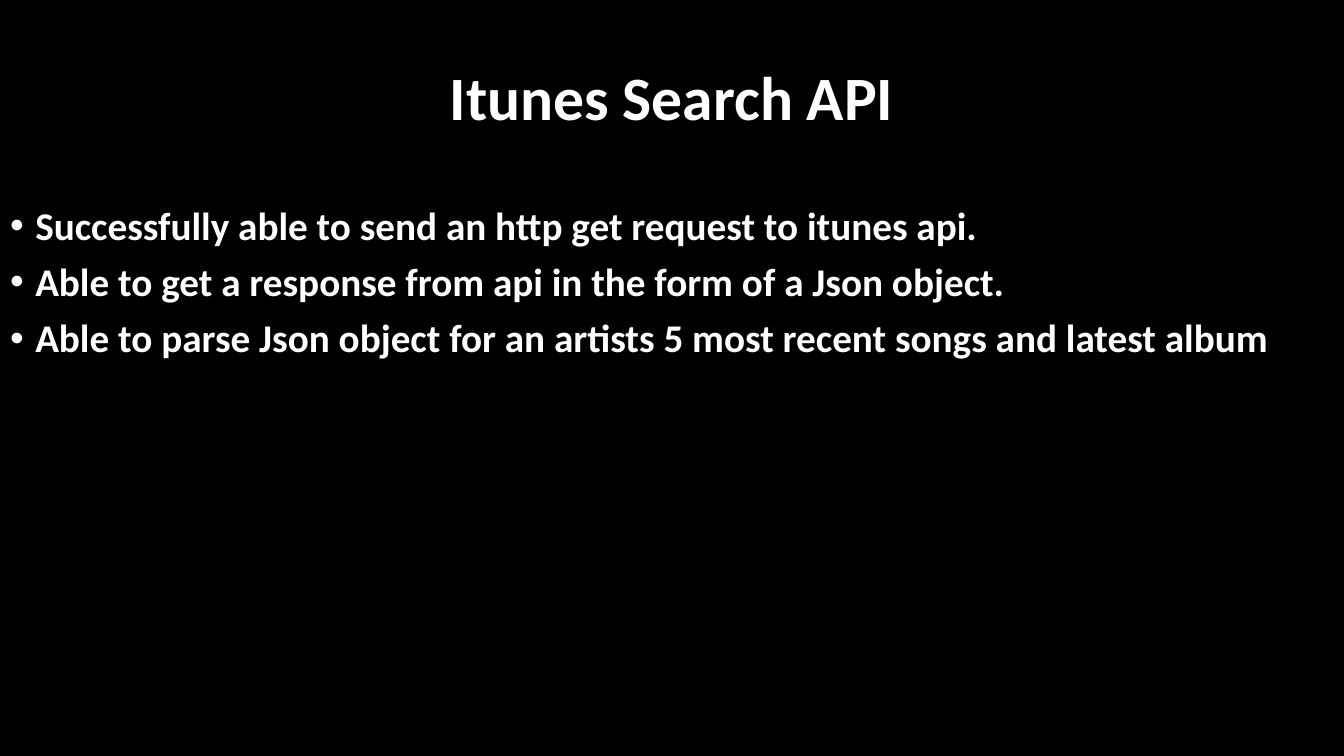
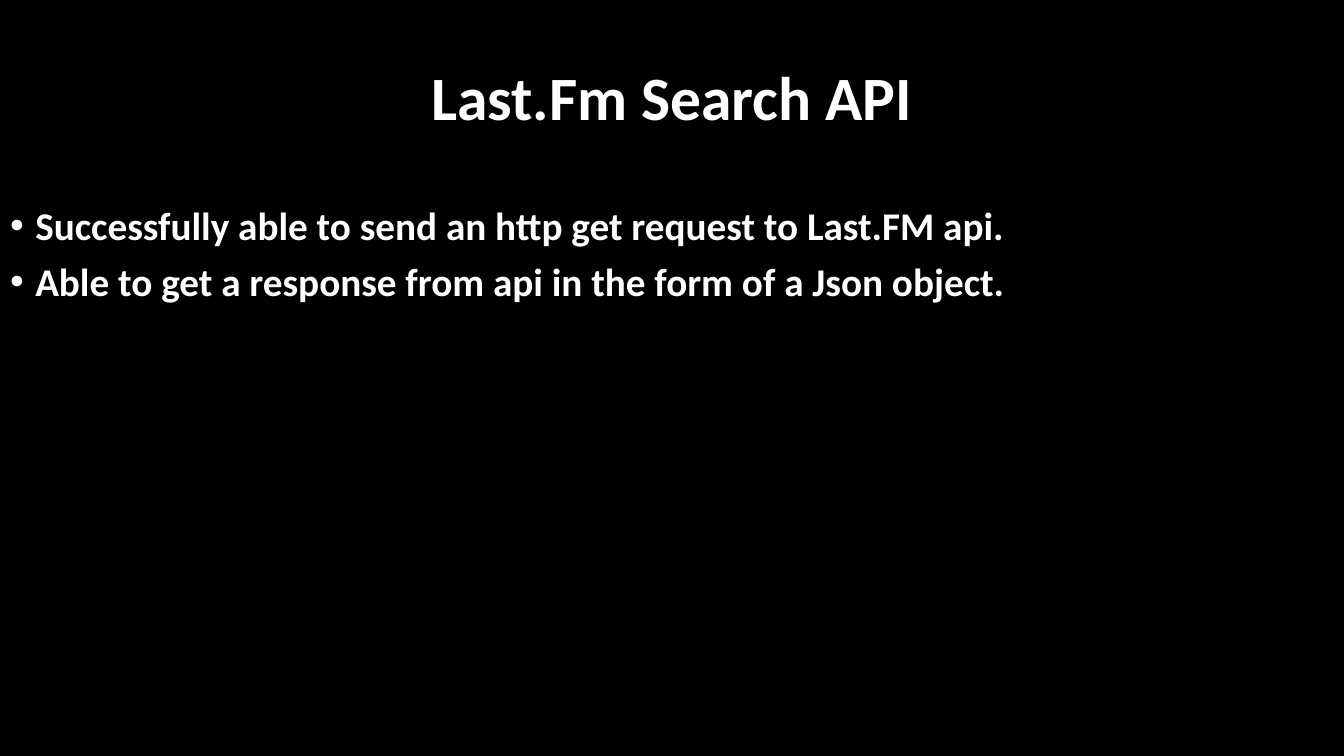
Before and after one commit to boylerft/ScumMasters, a slide deck: slide 4 of NuAudio presentation (2).pptx (slide 6 before the commit). Drawn at 1344x756 pixels with LibreOffice and Linux fonts; fonts in the diff are those of the drawing. Boxes give left, top, right and bottom in pixels: in the first picture for what was removed or moved away, otherwise in the second. Text is boxed around its words. In the diff, an @@ line names an element or a change of style, - is before the commit and + after.

```diff
--- a/NuAudio presentation (2).pptx
+++ b/NuAudio presentation (2).pptx
@@ title at (x1=431, y1=76, x2=912, y2=121): text changed @@
-Itunes Search API
+Last.Fm Search API
@@ text at (x1=35, y1=212, x2=1003, y2=247): text changed @@
-• Successfully able to send an http get request to itunes api.
+• Successfully able to send an http get request to Last.FM api.
@@ text at (x1=35, y1=324, x2=1268, y2=359): paragraph removed @@
-• Able to parse Json object for an artists 5 most recent songs and latest album
```
Also in this commit, not shown: 4 other slides changed.
